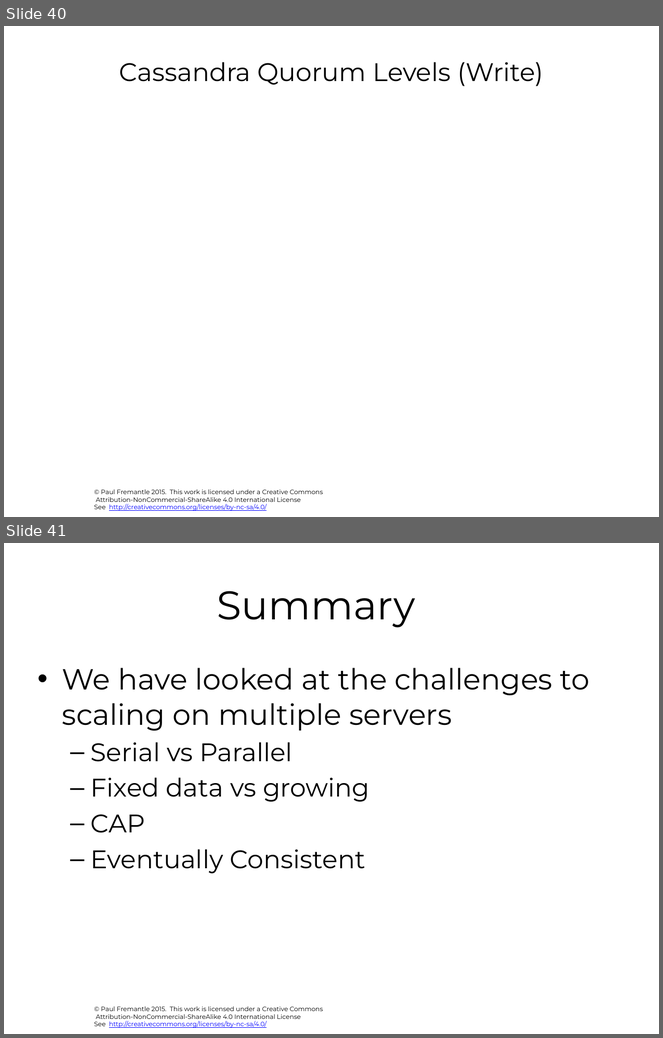
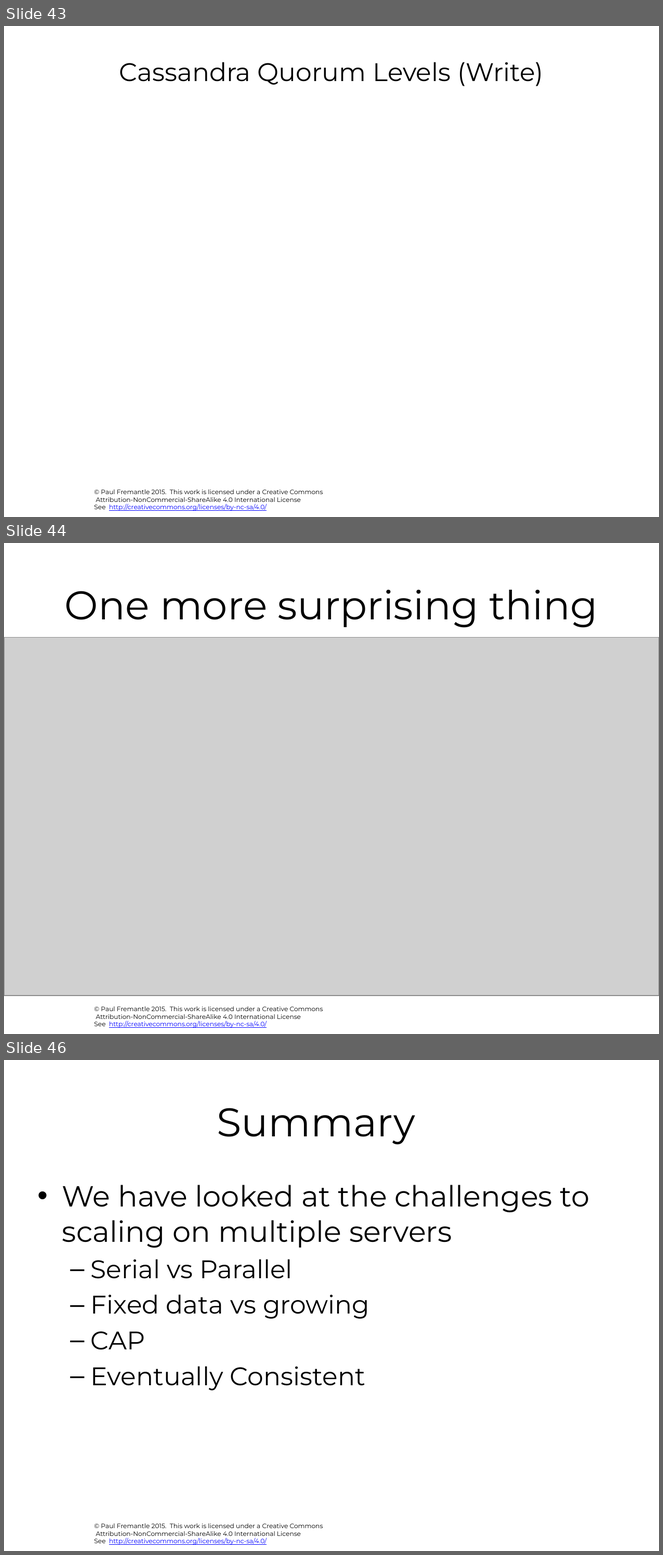
Before and after one commit to pzfreo/ox-clo, a slide deck: pres-source/03-cloud-computing-background.pptx. Shown one above the other, each under a label of ours: slides 40 and 41 before the commit, slides 43, 44 and 46 after it; the slides between them are not shown. The pictures are 663x1038 and 663x1555 pixels, drawn with LibreOffice and Linux fonts; fonts in the diff are those of the drawing; grey boxes stand for pictures; background and template pictures are left out. Boxes give left, top, right and bottom in pixels: in the first picture for what was removed or moved away, otherwise in the second. Text is boxed around its words. In the diff, an @@ line names an element or a change of style, - is before the commit and + after.

```diff
--- a/pres-source/03-cloud-computing-background.pptx
+++ b/pres-source/03-cloud-computing-background.pptx
@@ slide 44 added at box(4, 543, 659, 1034), background #FFFFFF; not listed: 1 template element that a slide beside it also shows @@
@@ title added at box(65, 590, 598, 628), 44 pt, text #000000 @@
+One more surprising thing
@@ picture added at box(4, 637, 659, 996) @@
@@ what was slide 40 is now slide 43 @@
@@ what was slide 41 is now slide 46 @@
```
Also in this commit, not shown: 2 slides changed, 4 other slides added, 4 other files.
